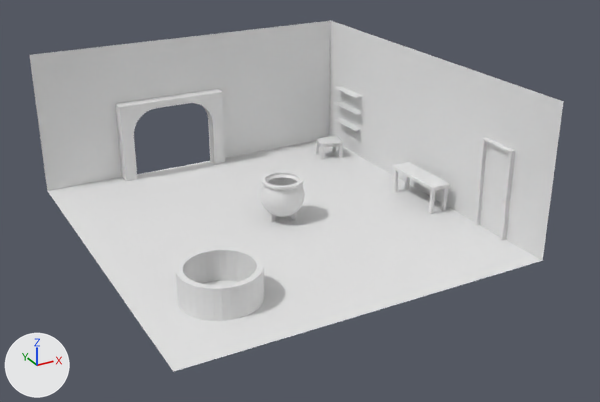
Renders of the FBX model Assets/Models/Level-2.fbx from each side of a commit.
Both versions are drawn from a 50 mm lens placed at (-5.65, -24.01, 9.77), pointed at (4.25, -6.0, 0.77). The axes (+X, +Y, +Z) are drawn at lower left. The lights are the same throughout. The first picture is the older version. Where no turn or scale is listed for an object, it has been applied to the vertices. Vertices at exactly the same position are counted once.

Before the edit, the objects in view are built like this:
```python
ob_arc_to_room = bpy.data.objects.new('Arc-To-Room', me_cube_011)
ob_arc_to_room.location = (2.41, -0.17, 0.98)
ob_cauldron = bpy.data.objects.new('Cauldron', me_sphere)
ob_cauldron.location = (4.09, -5.28, 0.72)
ob_door_frame = bpy.data.objects.new('Door-Frame', me_cube_018)
ob_door_frame.location = (8.61, -8.76, 0.91)
ob_layout = bpy.data.objects.new('Layout', me_cube)
ob_layout.location = (2.67, -1.12, 0.0)
ob_shelf_001 = bpy.data.objects.new('Shelf.001', me_cube_003)
ob_shelf_001.location = (8.62, -1.53, 1.5)
ob_shelf_001.rotation_euler = (0.0, 0.0, -1.571)  # degrees (0, 0, -90)
ob_shelf_001.scale = (-0.662, -0.536, -0.453)
ob_shelf_002 = bpy.data.objects.new('Shelf.002', me_cube_004)
ob_shelf_002.location = (8.62, -1.53, 2.04)
ob_shelf_002.rotation_euler = (0.0, 0.0, -1.571)  # degrees (0, 0, -90)
ob_shelf_002.scale = (-0.662, -0.536, -0.453)
ob_table = bpy.data.objects.new('Table', me_cube_010)
ob_table.location = (8.29, -6.12, -0.03)
ob_well = bpy.data.objects.new('Well', me_cylinder)
ob_well.location = (0.82, -8.46, 0.0)
# also in view: 'Door' at (8.68, -8.72, 1.2)
```
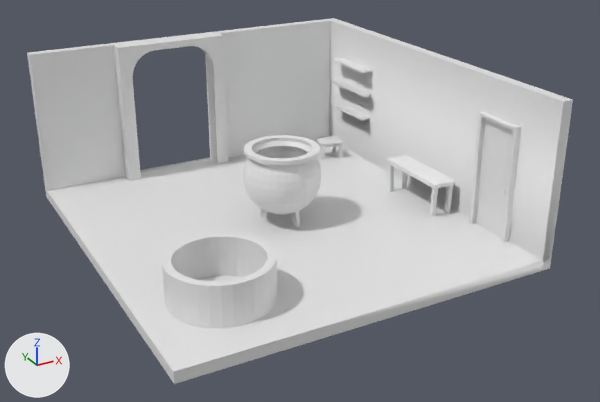
Where the newer file only moved an object's origin or applied its transform, the numbers keep the older frame.

The change, as a diff of the scene's bpy script:
```diff
--- a/Assets/Models/Level-2.fbx.py
+++ b/Assets/Models/Level-2.fbx.py
@@ me_cube_011 @@
-me_cube_011.from_pydata(...)  # 128 vertices, 126 faces; spans x -1.28..2.09, y -0.33..0.05, z -1.01..1.39
+me_cube_011.from_pydata(...)  # 128 vertices, 126 faces; spans x -1.28..2.09, y -0.33..0.05, z -1.01..3.16
+# me_cube_011 part 9: all 120 vertices in x -1.28..2.09, y -0.33..0.05, z 0.4..1.39 are moved by (0.0, 0.0, 1.77)
@@ me_cube_010 @@
-me_cube_010.from_pydata(...)  # 64 vertices, 54 faces; spans x -0.43..0.19, y -0.99..1.02, z 0.0..0.85
+me_cube_010.from_pydata(...)  # 64 vertices, 54 faces; spans x -0.51..0.22, y -1.17..1.2, z 0.0..1.01
+# me_cube_010 part 4: the loose piece of 8 vertices spanning x 0.04..0.14, y -0.93..-0.82, z 0.0..0.75 is scaled about the mesh origin by 1.18
+# me_cube_010 part 5: the loose piece of 8 vertices spanning x 0.04..0.14, y 0.85..0.97, z 0.0..0.75 is scaled about the mesh origin by 1.18
+# me_cube_010 part 6: the loose piece of 8 vertices spanning x -0.4..-0.3, y -0.93..-0.8, z 0.0..0.75 is scaled about the mesh origin by 1.18
+# me_cube_010 part 7: the loose piece of 8 vertices spanning x -0.4..-0.3, y 0.83..0.97, z 0.0..0.75 is scaled about the mesh origin by 1.18
+# me_cube_010 part 8: the loose piece of 32 vertices spanning x -0.43..0.19, y -0.99..1.02, z 0.75..0.85 is scaled about the mesh origin by 1.18
 me_cube_010.materials.append(mat_table)
@@ me_sphere @@
-me_sphere.from_pydata(...)  # 846 vertices, 876 faces; spans x -0.615..0.615, y -0.615..0.615, z -0.792..0.461
+me_sphere.from_pydata(...)  # 846 vertices, 876 faces; spans x -1.074..1.074, y -1.074..1.074, z -0.806..1.374
+# me_sphere part 13: 846 vertices removed from x -0.615..0.615, y -0.615..0.615, z -0.792..0.461; 846 vertices added at x -1.074..1.074, y -1.074..1.074, z -0.806..1.374
@@ me_cube_003 @@
 # used by ob_shelf_001; location = (8.62, -1.53, 1.5); rotation_euler = (0.0, 0.0, -1.571), in degrees (0, 0, -90); scale = (-0.662, -0.536, -0.453)
-me_cube_003.from_pydata(...)  # 32 vertices, 30 faces; spans x -1.15..1.2, y -0.19..0.43, z -0.06..0.05
-me_cube_003.materials.append(mat_table_004)  # white #e7e7e7
+me_cube_003.from_pydata(...)  # 32 vertices, 30 faces; spans x -2.02..1.25, y -0.26..0.6, z -1.77..-1.62
+# me_cube_003 part 10: 32 vertices removed from x -1.15..1.2, y -0.19..0.43, z -0.06..0.05
+# me_cube_003 part 11: 32 vertices added at x -2.02..1.25, y -0.26..0.6, z -1.77..-1.62
+me_cube_003.materials.append(mat_table)  # white #e7e7e7
@@ me_cylinder @@
-me_cylinder.from_pydata(...)  # 128 vertices, 128 faces; spans x -1.0..1.0, y -1.0..1.0, z -0.02..0.8
+me_cylinder.from_pydata(...)  # 128 vertices, 128 faces; spans x -1.3..1.3, y -1.3..1.3, z -0.02..1.04
+# me_cylinder part 12: the whole mesh is rebuilt
@@ me_cube @@
-me_cube.from_pydata(...)  # 14 vertices, 8 faces; spans x -3.86..5.99, y -9.53..1.0, z -0.02..4.14
-me_cube.materials.append(mat_material)  # white #e7e7e7
+me_cube.from_pydata(...)  # 42 vertices, 45 faces; spans x -3.86..6.29, y -9.53..1.3, z -0.32..4.14
+# me_cube part 3: 2 vertices removed from x -1.18..1.57, y 1.0, z 2.27; 30 vertices added at x -3.86..6.29, y -9.53..1.3, z -0.32..4.14
+me_cube.materials.append(mat_table_001)  # white #e7e7e7
+me_cube.materials.append(mat_table_004)  # white #e7e7e7
@@ me_cube_004 @@
 # used by ob_shelf_002; location = (8.62, -1.53, 2.04); rotation_euler = (0.0, 0.0, -1.571), in degrees (0, 0, -90); scale = (-0.662, -0.536, -0.453)
-me_cube_004.from_pydata(...)  # 32 vertices, 30 faces; spans x -0.99..1.1, y -0.2..0.48, z -0.05..0.05
-me_cube_004.materials.append(mat_table_005)  # white #e7e7e7
+me_cube_004.from_pydata(...)  # 32 vertices, 30 faces; spans x -1.79..1.11, y -0.28..0.67, z -2.22..-2.08
+# me_cube_004 part 1: 32 vertices removed from x -0.99..1.1, y -0.2..0.48, z -0.05..0.05
+# me_cube_004 part 2: 32 vertices added at x -1.79..1.11, y -0.28..0.67, z -2.22..-2.08
+me_cube_004.materials.append(mat_table)  # white #e7e7e7
@@ ob_arc_to_room @@
 ob_arc_to_room = bpy.data.objects.new('Arc-To-Room', me_cube_011)
-ob_arc_to_room.location = (2.41, -0.17, 0.98)
+ob_arc_to_room.location = (2.51, -0.17, 0.98)
```

Changed parts and their boxes [x1, y1, x2, y2] in the pictures (600 x 402 px; the box of a moved part takes in the faces that stretch with it):
'Layout', reshaped: before [30, 21, 564, 372]; after [27, 18, 573, 384]
'Well', reshaped (30% wider, 28% taller): before [176, 247, 264, 321]; after [162, 233, 277, 328]
'Arc-To-Room', reshaped, moved (60% taller): before [115, 89, 226, 181]; after [114, 33, 229, 181]
'Cauldron', reshaped (72% wider, 79% taller): before [260, 171, 305, 222]; after [243, 135, 321, 227]
'Table', reshaped (20% wider, 19% taller): before [392, 162, 450, 214]; after [386, 155, 456, 217]
part 1 of me_cube_004, deleted: before [335, 87, 363, 99]
part 2 of me_cube_004, added: after [334, 58, 373, 73]
part 3 of me_cube, built on: before [110, 21, 331, 175]; after [27, 18, 573, 384]
part 4 of me_cube_010, moved or reshaped: before [441, 188, 448, 211]; after [444, 186, 453, 213]
part 5 of me_cube_010, moved or reshaped: before [405, 176, 410, 190]; after [402, 172, 408, 188]
part 6 of me_cube_010, moved or reshaped: before [429, 190, 435, 214]; after [430, 188, 438, 217]
part 7 of me_cube_010, moved or reshaped: before [394, 170, 398, 193]; after [388, 164, 394, 192]
part 8 of me_cube_010, moved or reshaped: before [392, 162, 450, 191]; after [386, 155, 456, 189]
part 10 of me_cube_003, deleted: before [334, 102, 362, 115]
part 11 of me_cube_003, added: after [332, 80, 371, 97]
